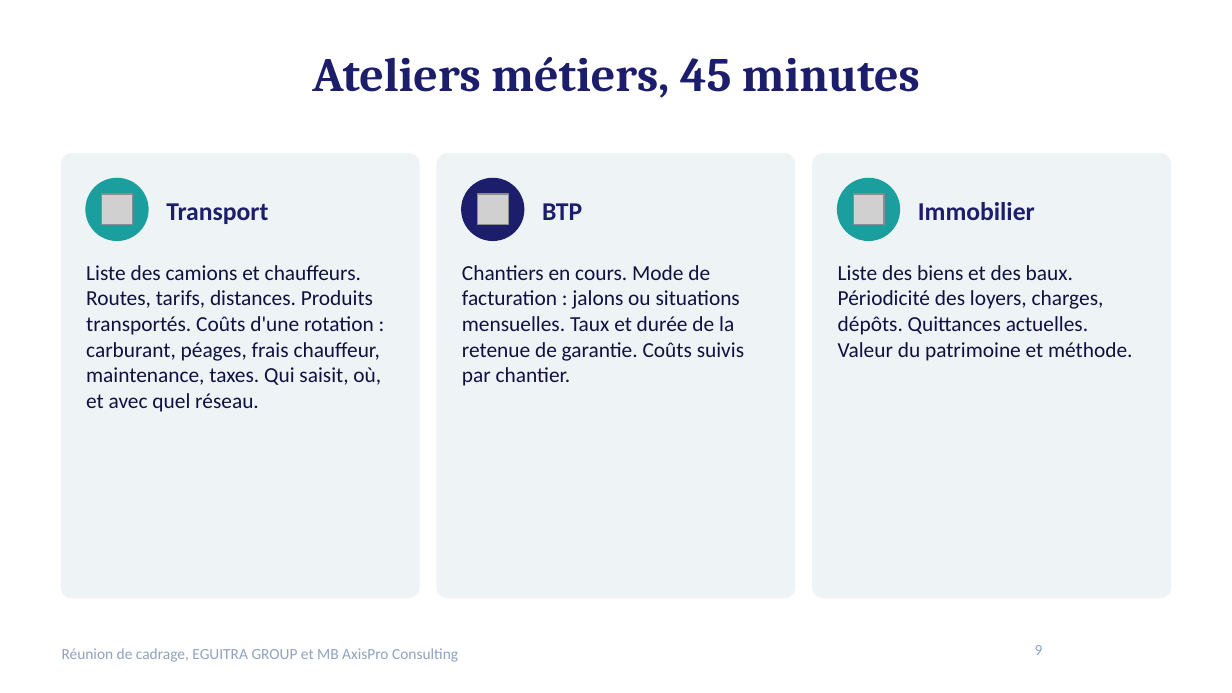
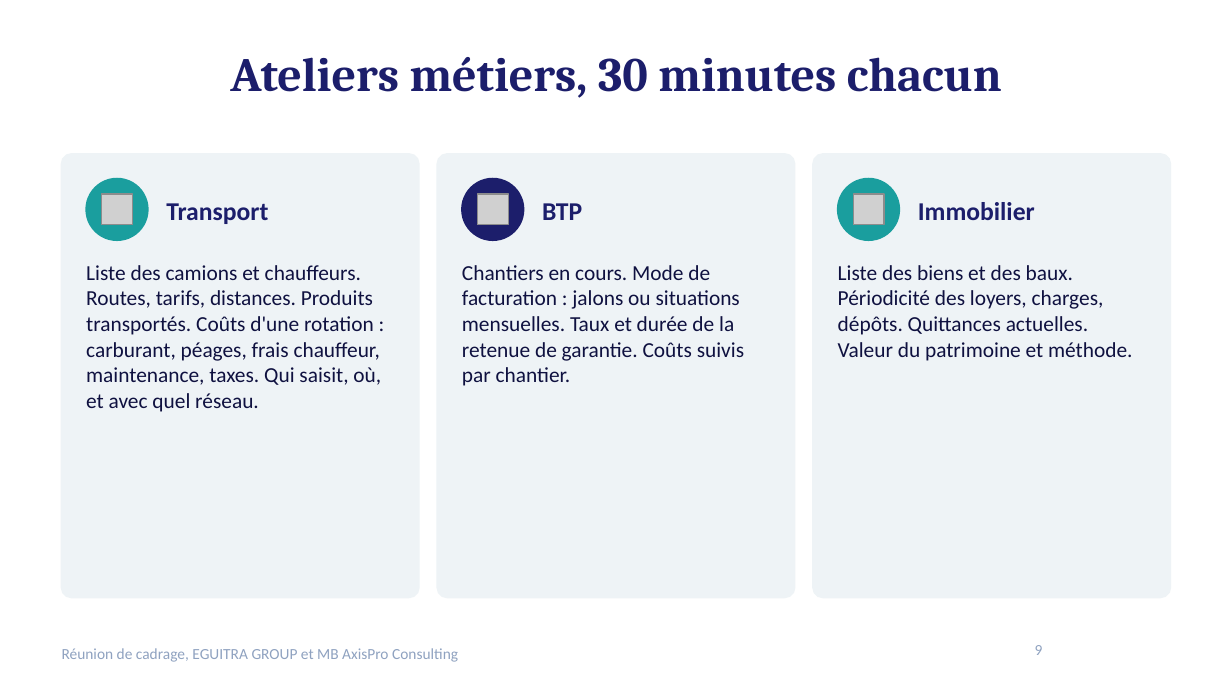
Before and after one commit to MadigbeK/EGUITRA, a slide deck: slide 9 of docs/offre/cadrage/Reunion_de_cadrage_EGUITRA.pptx. Drawn at 1232x693 pixels with LibreOffice and Linux fonts; fonts in the diff are those of the drawing; grey boxes stand for pictures; background and template pictures are left out. Boxes give left, top, right and bottom in pixels: in the first picture for what was removed or moved away, otherwise in the second. Text is boxed around its words. In the diff, an @@ line names an element or a change of style, - is before the commit and + after.

```diff
--- a/docs/offre/cadrage/Reunion_de_cadrage_EGUITRA.pptx
+++ b/docs/offre/cadrage/Reunion_de_cadrage_EGUITRA.pptx
@@ title at (230,57,1002,98): text changed @@
-Ateliers métiers, 45 minutes
+Ateliers métiers, 30 minutes chacun
```
Also in this commit, not shown: 7 other slides changed, 9 other files.
